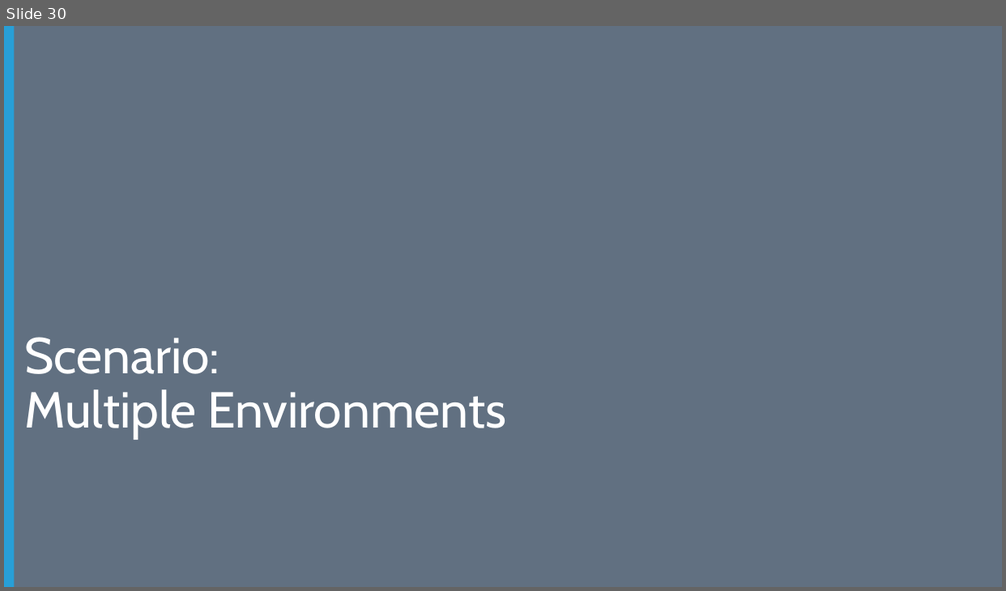
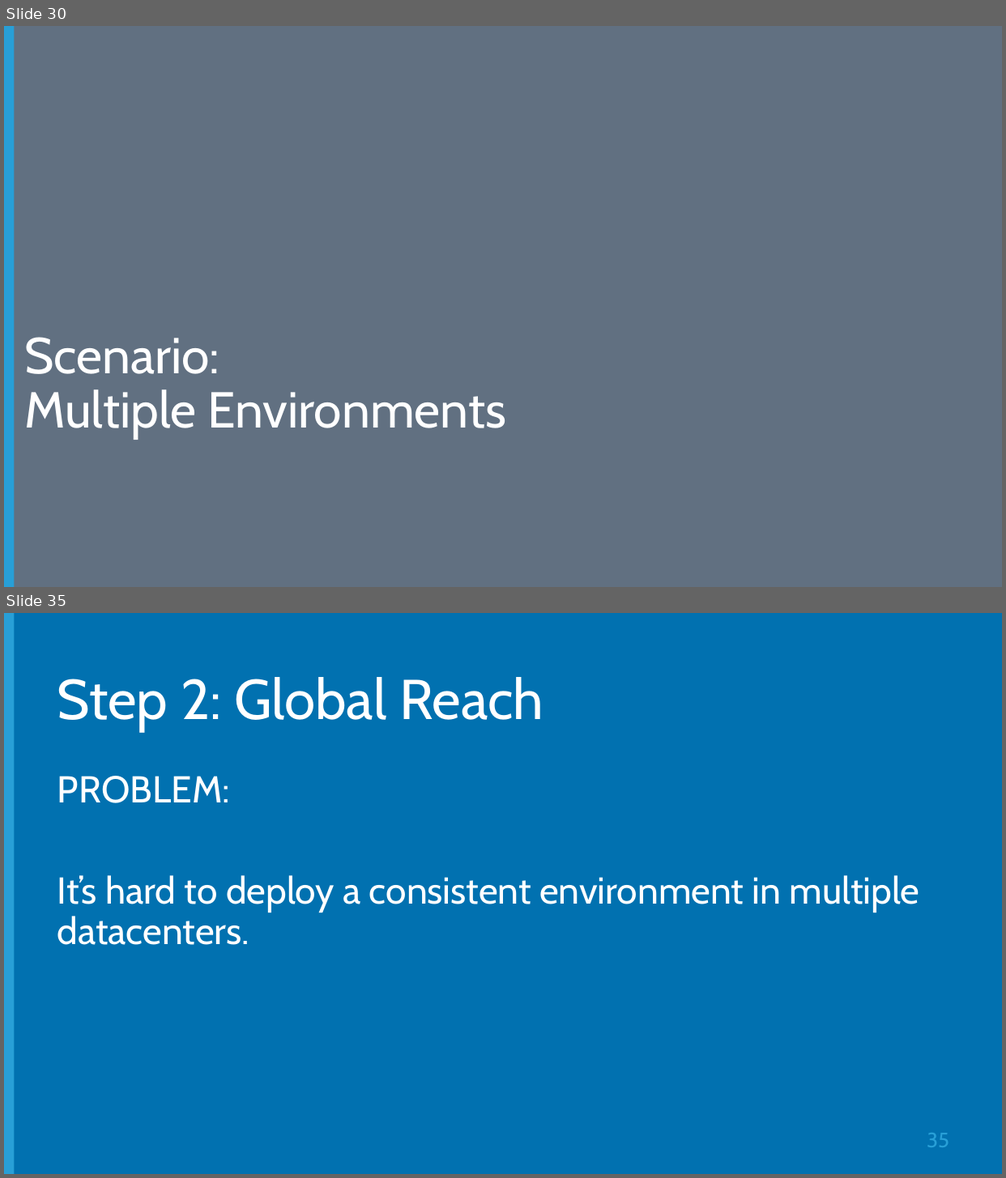
Before and after one commit to Microsoft-Web/DECK-ASPNET-in-Production, a slide deck: 6-ASPNET-in-Production.pptx. Shown one above the other, each under a label of ours: slide 30 before the commit, slides 30 and 35 after it; the slides between them are not shown. The pictures are 1006x591 and 1006x1178 pixels, drawn with LibreOffice and Linux fonts; fonts in the diff are those of the drawing; background and template pictures are left out. Boxes give left, top, right and bottom in pixels: in the first picture for what was removed or moved away, otherwise in the second. Text is boxed around its words. In the diff, an @@ line names an element or a change of style, - is before the commit and + after.

Commit message:
Updated Dev / Test / Multi-VM section

```diff
--- a/6-ASPNET-in-Production.pptx
+++ b/6-ASPNET-in-Production.pptx
@@ slide 35 added at [4,613,1002,1174], background #0171B0; not listed: 1 template element that a slide beside it also shows @@
@@ title added at [57,677,543,732], 54 pt, text #FFFFFF @@
+Step 2: Global Reach
@@ text added at [57,776,920,945], 36 pt, text #FFFFFF @@
+PROBLEM:
+It’s hard to deploy a consistent environment in multiple datacenters.
@@ page number added at [927,1133,949,1148], 20 pt, text #289FD7 @@
+35
```
Also in this commit, not shown: 3 slides changed, 5 other slides added, 4 slides removed.
